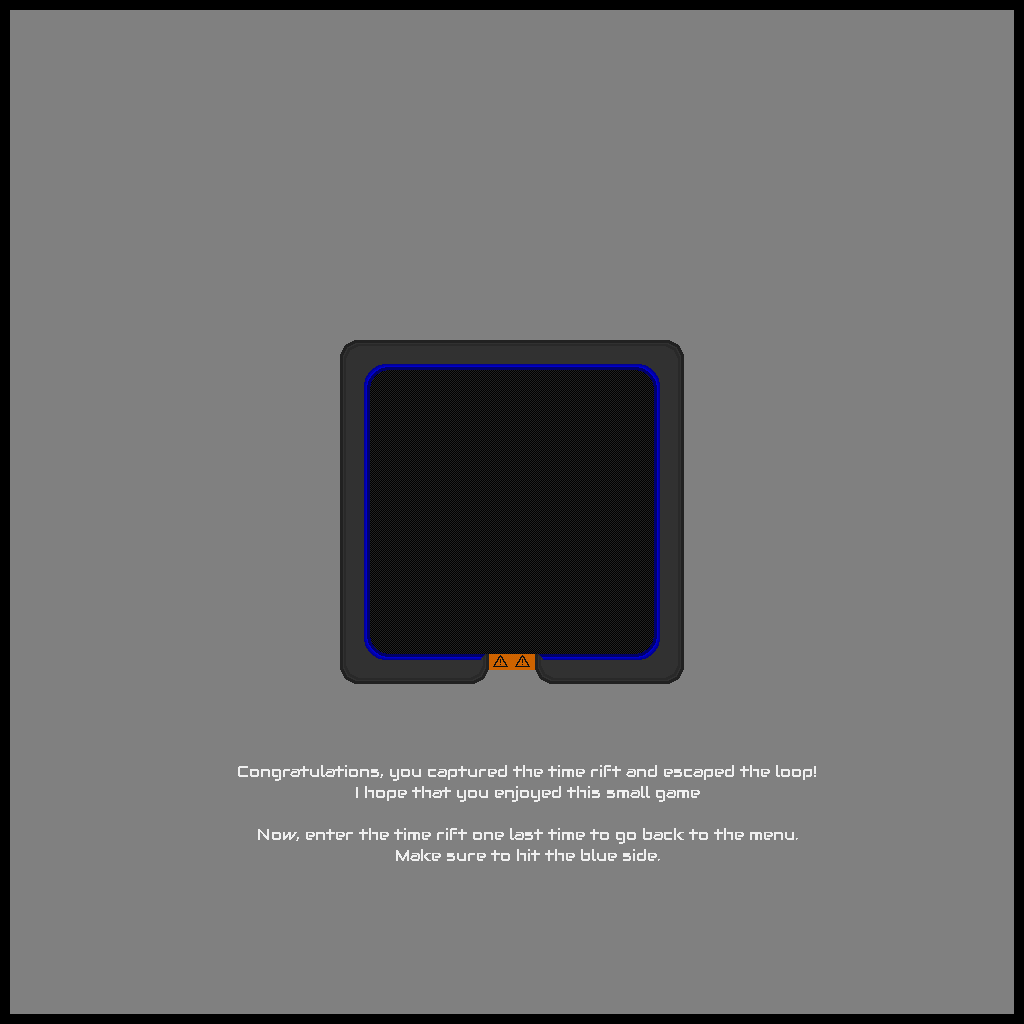
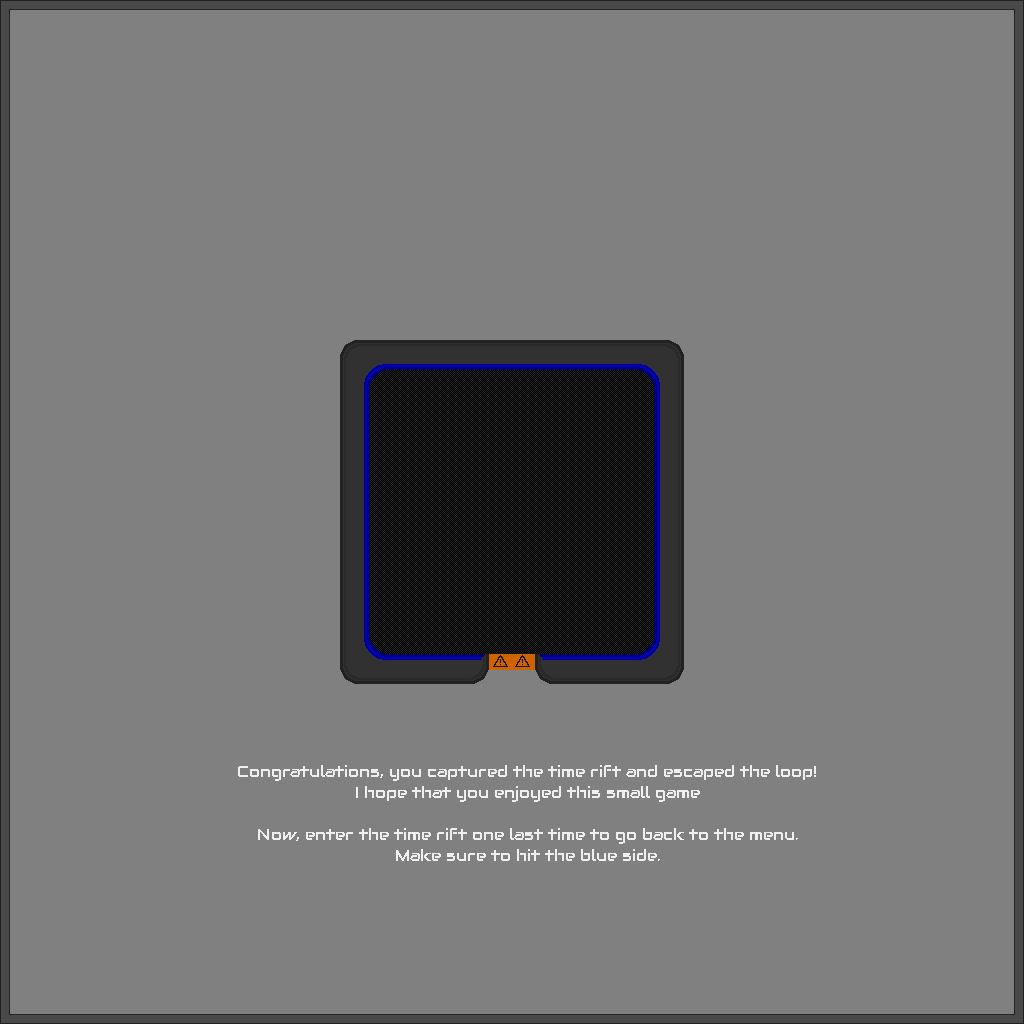
The second 1024x1024 image is a revision of the first. Changes to its layers:
added layer "Pasted Layer" above "map" over [0, 0, 1024, 1024]
